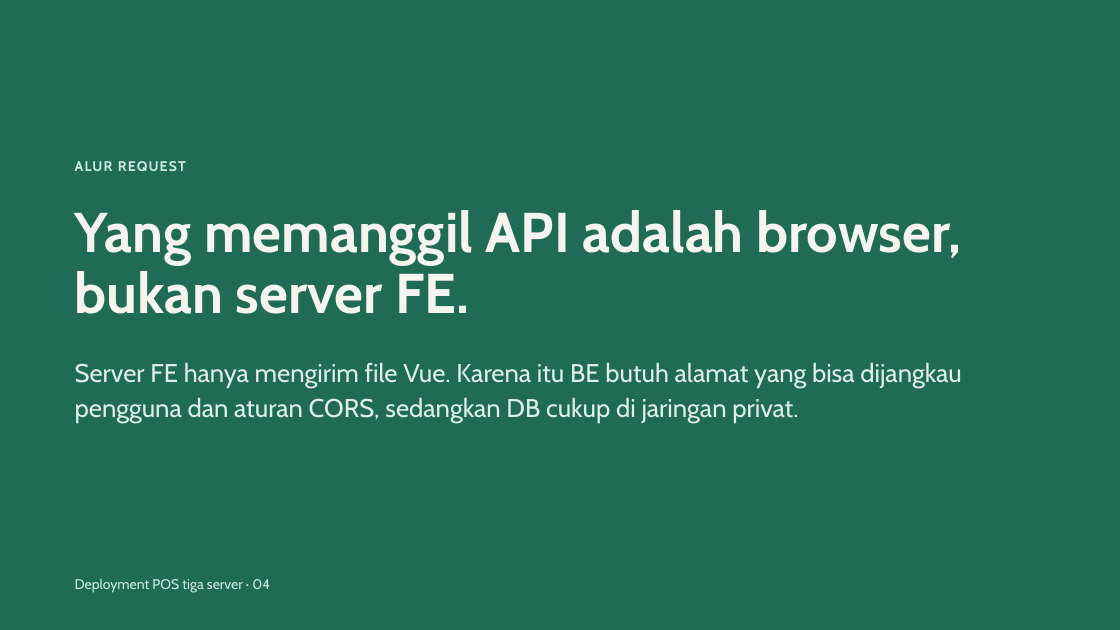
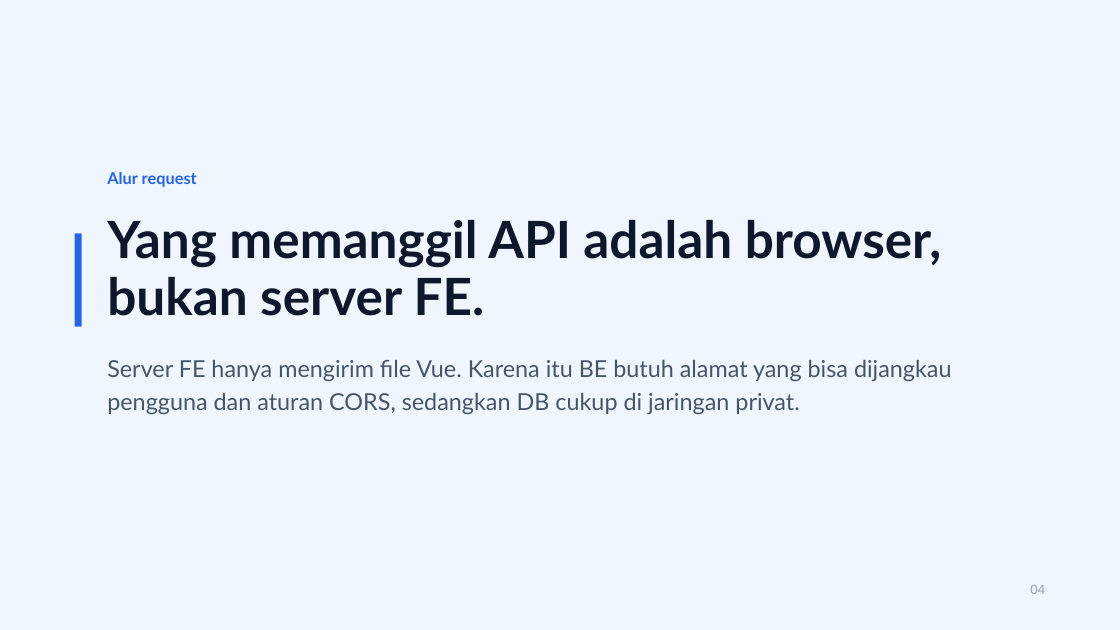
Before and after one commit to JonathanZefanya/Point-Of-Sale, a slide deck: slide 4 of Deployment POS Tiga Server.pptx. Drawn at 1120x630 pixels with LibreOffice and Linux fonts; fonts in the diff are those of the drawing. Boxes give left, top, right and bottom in pixels: in the first picture for what was removed or moved away, otherwise in the second. Text is boxed around its words. In the diff, an @@ line names an element or a change of style, - is before the commit and + after.

```diff
--- a/Deployment POS Tiga Server.pptx
+++ b/Deployment POS Tiga Server.pptx
@@ background #1F6B55 to #EFF6FF @@
@@ text at box(107, 172, 197, 187): text changed; size 12 to 14 pt; font Cabin to Lato; text colour #CDEBDF to #2563EB @@
-ALUR REQUEST
+Alur request
@@ rectangle added at box(75, 234, 82, 327), fill #2563EB @@
@@ title "Yang memanggil API adalah browser, ...": place and size @@
-title "Yang memanggil API adalah browser, ..." at box(75, 210, 961, 314)
+title "Yang memanggil API adalah browser, ..." at box(107, 220, 942, 316)
@@ title "Yang memanggil API adalah browser, ..." at box(107, 220, 942, 316): size 48 to 44 pt, font Cabin to Lato, text colour #F5F4EF to #0F172A; line spacing 52.8pt to 49.3pt @@
@@ text "Server FE hanya mengirim file ...": place and size @@
-text "Server FE hanya mengirim file ..." at box(75, 362, 961, 423)
+text "Server FE hanya mengirim file ..." at box(107, 360, 952, 415)
@@ text "Server FE hanya mengirim file ..." at box(107, 360, 952, 415): size 22 to 20 pt, font Cabin to Lato, text colour #DDEFE7 to #475569; line spacing 29.7pt to 28pt @@
@@ text at box(1030, 585, 1045, 594): text changed; size 12 to 11 pt; font Cabin to Lato; text colour #CDEBDF to #94A3B8 @@
-Deployment POS tiga server · 04
+04
```
Also in this commit, not shown: 14 other slides changed, 2 other files.
